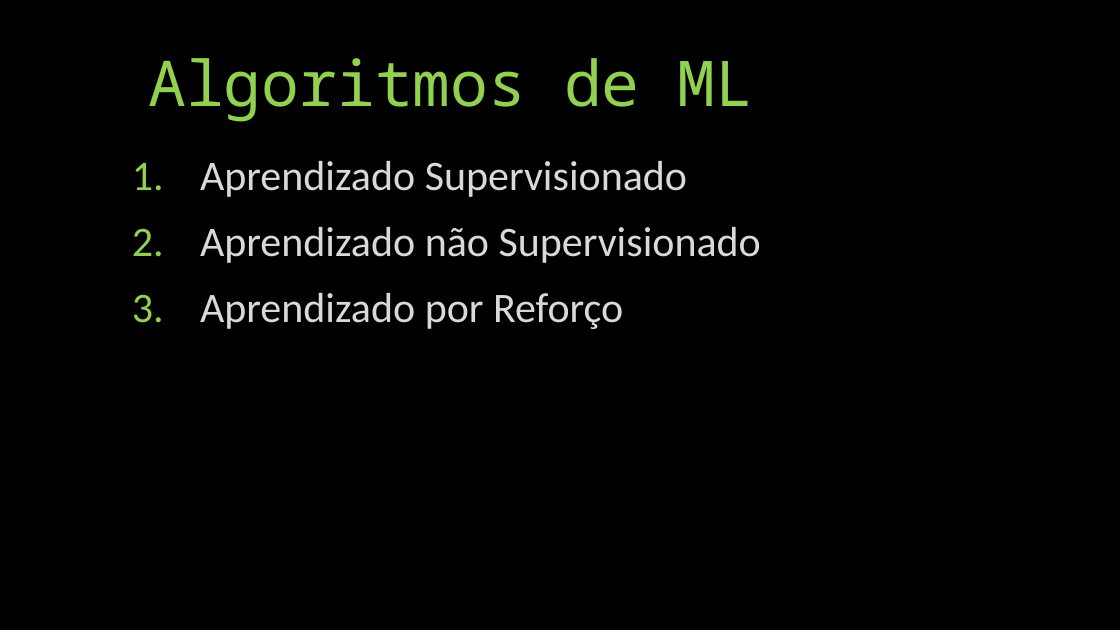
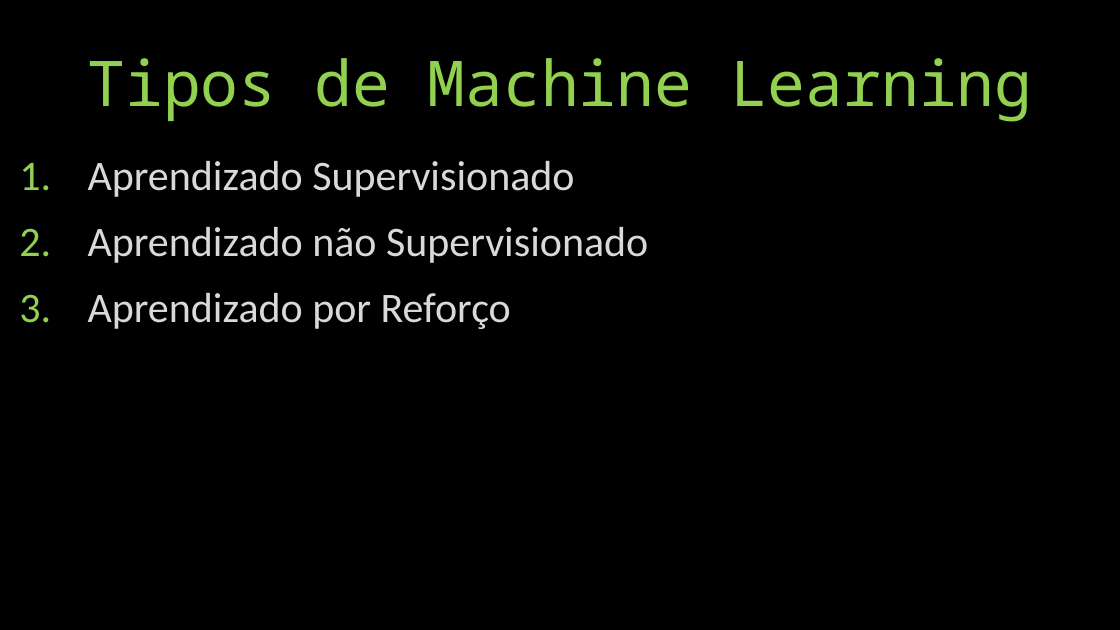
Before and after one commit to vitorioluis/Machine-Learning, a slide deck: slide 14 of IA/IA.pptx. Drawn at 1120x630 pixels with LibreOffice and Linux fonts; fonts in the diff are those of the drawing. Boxes give left, top, right and bottom in pixels: in the first picture for what was removed or moved away, otherwise in the second. Text is boxed around its words. In the diff, an @@ line names an element or a change of style, - is before the commit and + after.

```diff
--- a/IA/IA.pptx
+++ b/IA/IA.pptx
@@ title at (88,58,1032,122): text changed @@
-Algoritmos de ML
+Tipos de Machine Learning
@@ text "Aprendizado Supervisionado": place and size @@
-text "Aprendizado Supervisionado" at (200,161,761,329)
+text "Aprendizado Supervisionado" at (88,161,648,329)
```
Also in this commit, not shown: 10 other slides changed, 7 slides added, 4 slides removed.
